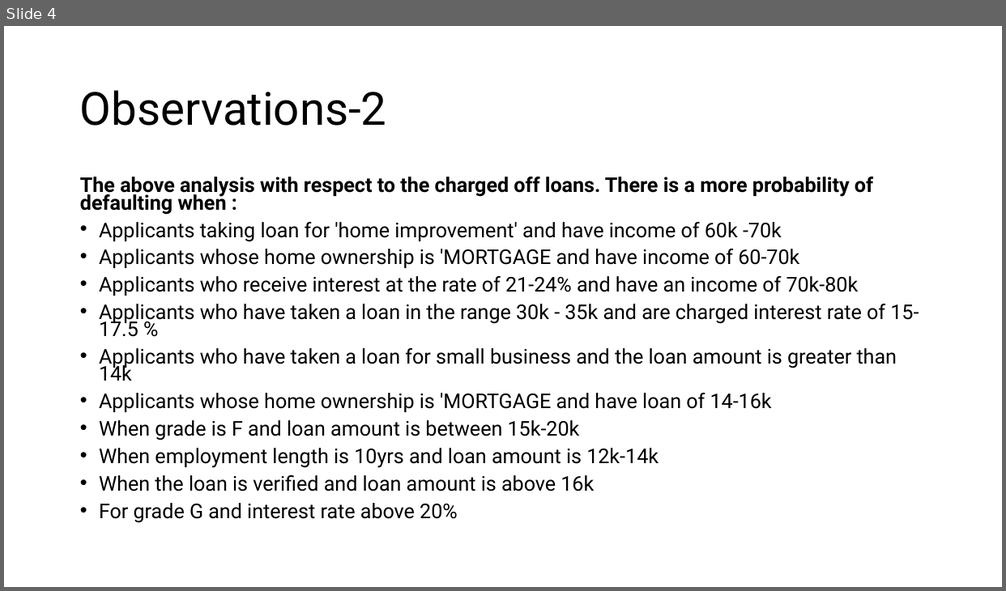
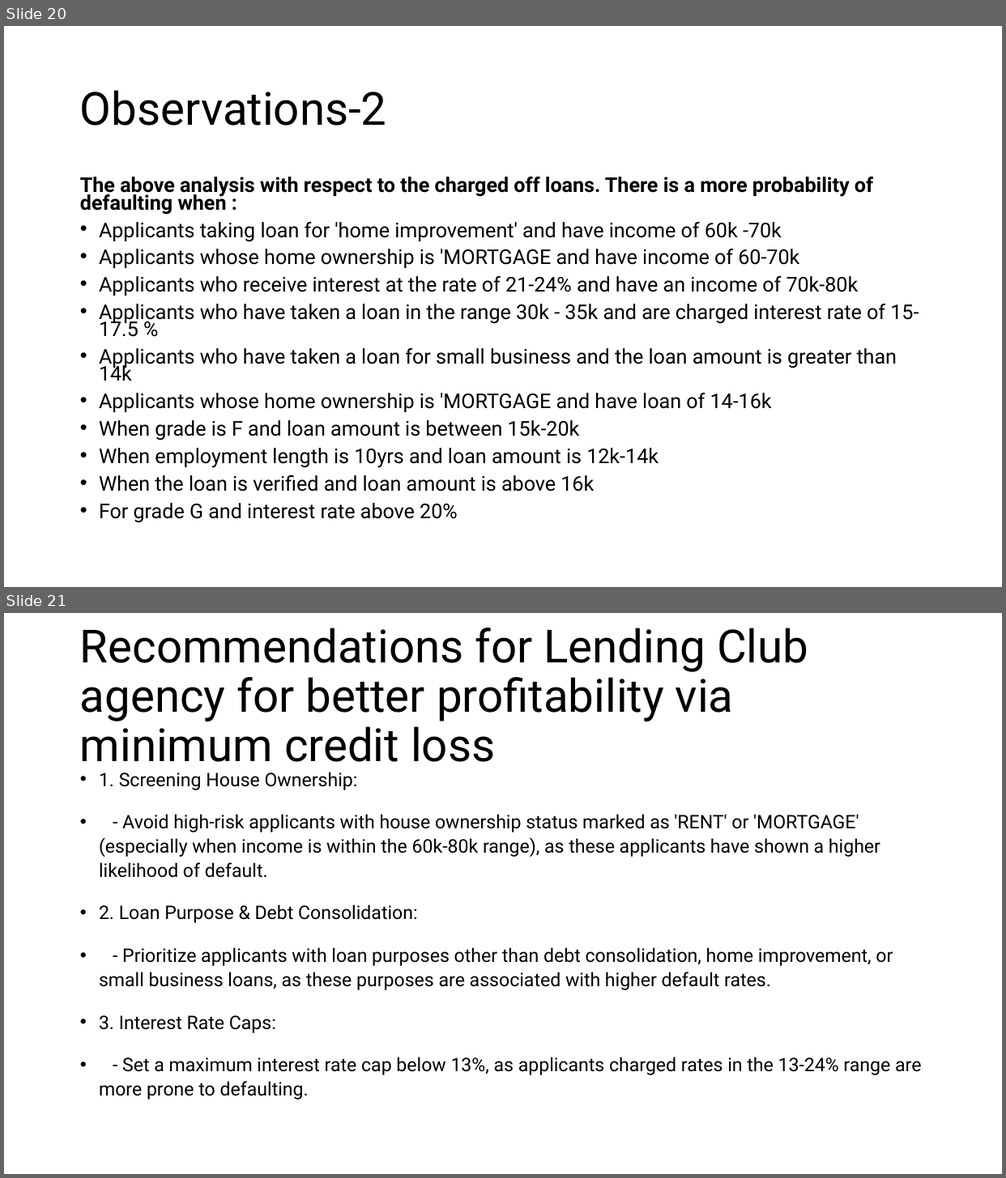
Before and after one commit to devsan95/LendingClubCaseStudy, a slide deck: Lending Club Case Study.pptx. Shown one above the other, each under a label of ours: slide 4 before the commit, slides 20 and 21 after it. The pictures are 1006x591 and 1006x1178 pixels, drawn with LibreOffice and Linux fonts; fonts in the diff are those of the drawing. Boxes give left, top, right and bottom in pixels: in the first picture for what was removed or moved away, otherwise in the second. Text is boxed around its words. In the diff, an @@ line names an element or a change of style, - is before the commit and + after.

```diff
--- a/Lending Club Case Study.pptx
+++ b/Lending Club Case Study.pptx
@@ slide 21 added at [4,613,1002,1174], background #FFFFFF @@
@@ title added at [80,628,808,762], 44 pt, text #000000 @@
+Recommendations for Lending Club agency for better profitability via minimum credit loss
@@ text added at [99,772,921,1100], 18 pt, text #000000 @@
+• 1. Screening House Ownership:
+• - Avoid high-risk applicants with house ownership status marked as 'RENT' or 'MORTGAGE' (especially when income is within the 60k-80k range), as these applicants have shown a higher likelihood of default.
+• 2. Loan Purpose & Debt Consolidation:
+• - Prioritize applicants with loan purposes other than debt consolidation, home improvement, or small business loans, as these purposes are associated with higher default rates.
+• 3. Interest Rate Caps:
+• - Set a maximum interest rate cap below 13%, as applicants charged rates in the 13-24% range are more prone to defaulting.
@@ what was slide 4 is now slide 20 @@
```
Also in this commit, not shown: 19 other slides added, 1 slide removed, 1 other file.
